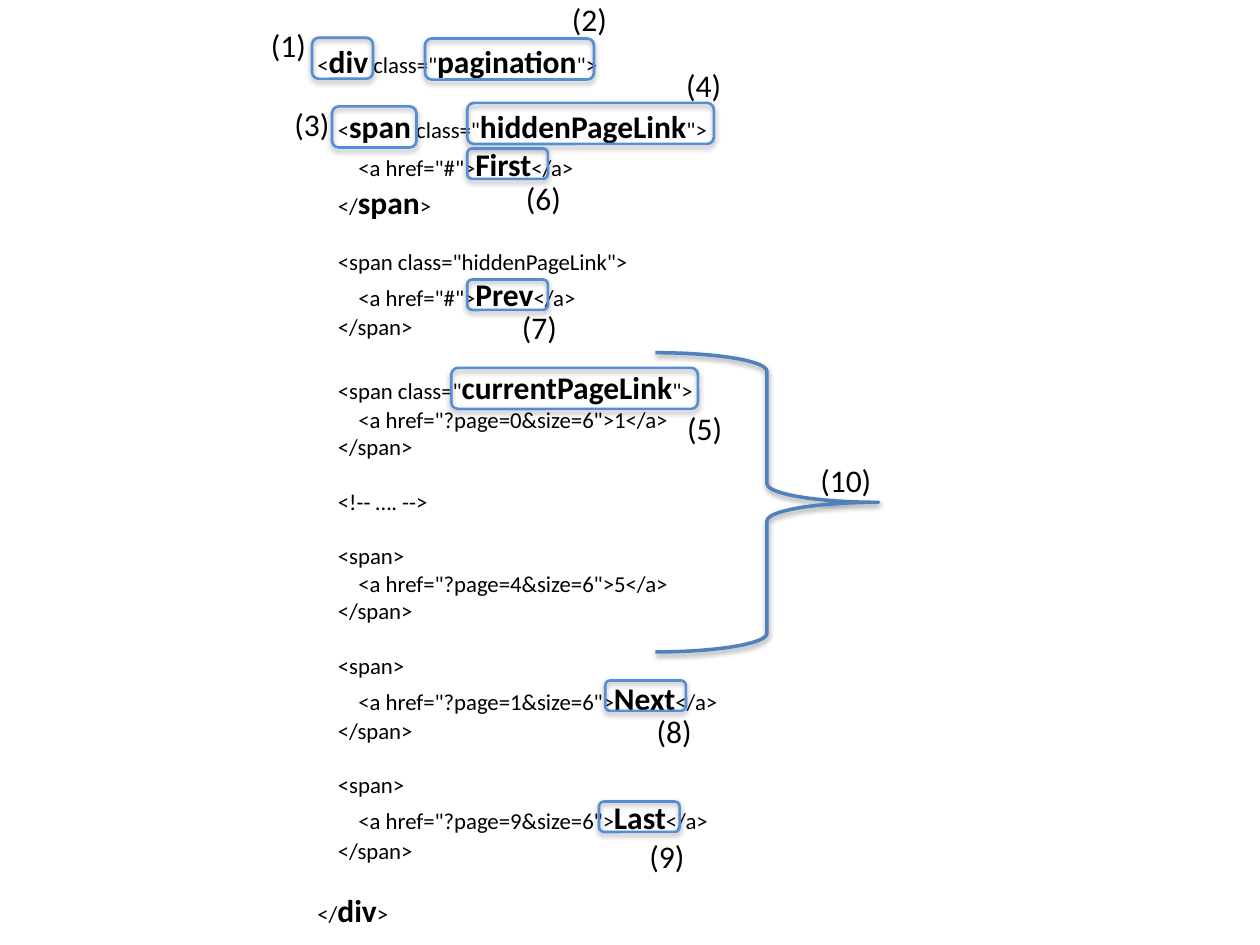
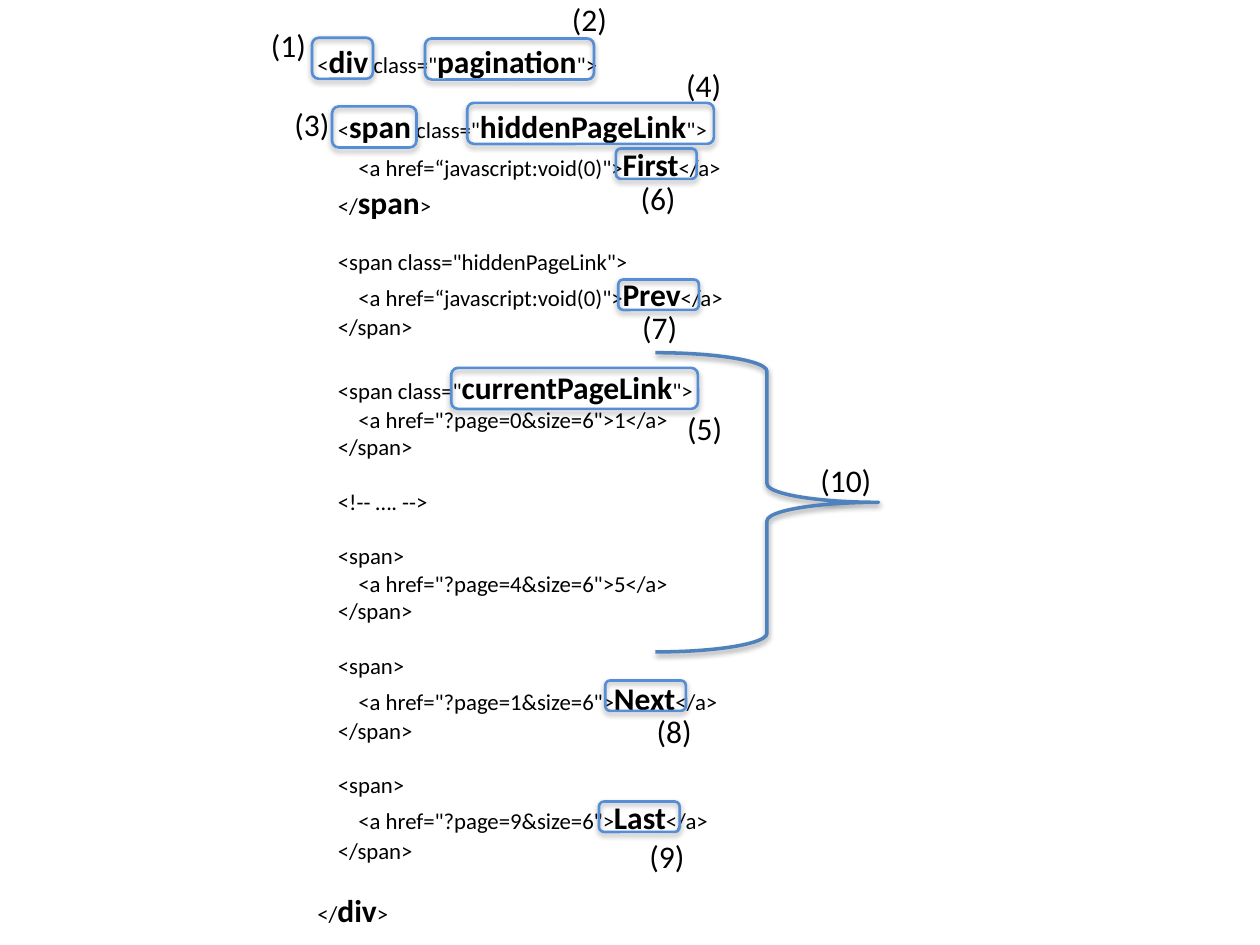
Before and after one commit to garbagetown/guideline, a slide deck: slide 8 of source/ArchitectureInDetail/images_Pagination/materialPagination.pptx. Drawn at 1260x945 pixels with LibreOffice and Linux fonts; fonts in the diff are those of the drawing. Boxes give left, top, right and bottom in pixels: in the first picture for what was removed or moved away, otherwise in the second. Text is boxed around its words. In the diff, an @@ line names an element or a change of style, - is before the commit and + after.

```diff
--- a/source/ArchitectureInDetail/images_Pagination/materialPagination.pptx
+++ b/source/ArchitectureInDetail/images_Pagination/materialPagination.pptx
@@ text at box(358, 149, 721, 181): text changed @@
-<a href="#">First</a>
+<a href=“javascript:void(0)">First</a>
@@ rounded rectangle: place and size @@
-rounded rectangle at box(467, 149, 548, 179)
+rounded rectangle at box(616, 149, 697, 179)
@@ text "(6)": place and size @@
-text "(6)" at box(526, 187, 561, 214)
+text "(6)" at box(641, 187, 676, 214)
@@ text at box(358, 280, 723, 312): text changed @@
-<a href="#">Prev</a>
+<a href=“javascript:void(0)">Prev</a>
@@ rounded rectangle: place and size @@
-rounded rectangle at box(467, 280, 548, 310)
+rounded rectangle at box(619, 280, 699, 310)
@@ text "(7)": place and size @@
-text "(7)" at box(522, 316, 557, 343)
+text "(7)" at box(642, 316, 677, 343)
```
Also in this commit, not shown: 2 other slides changed, 4 other files.
